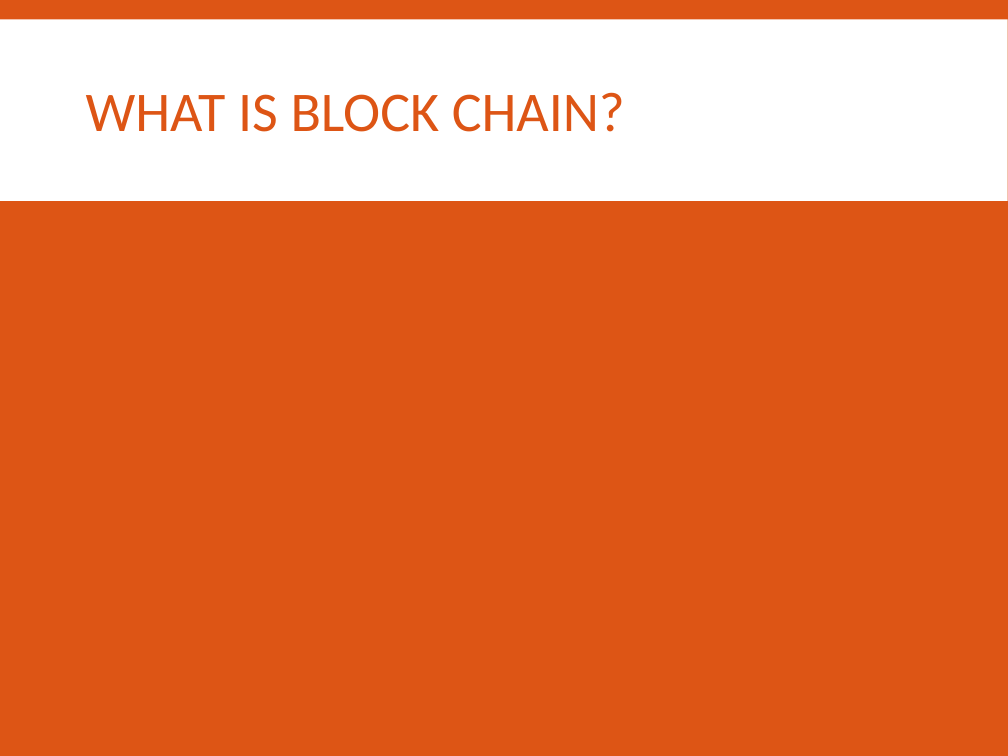
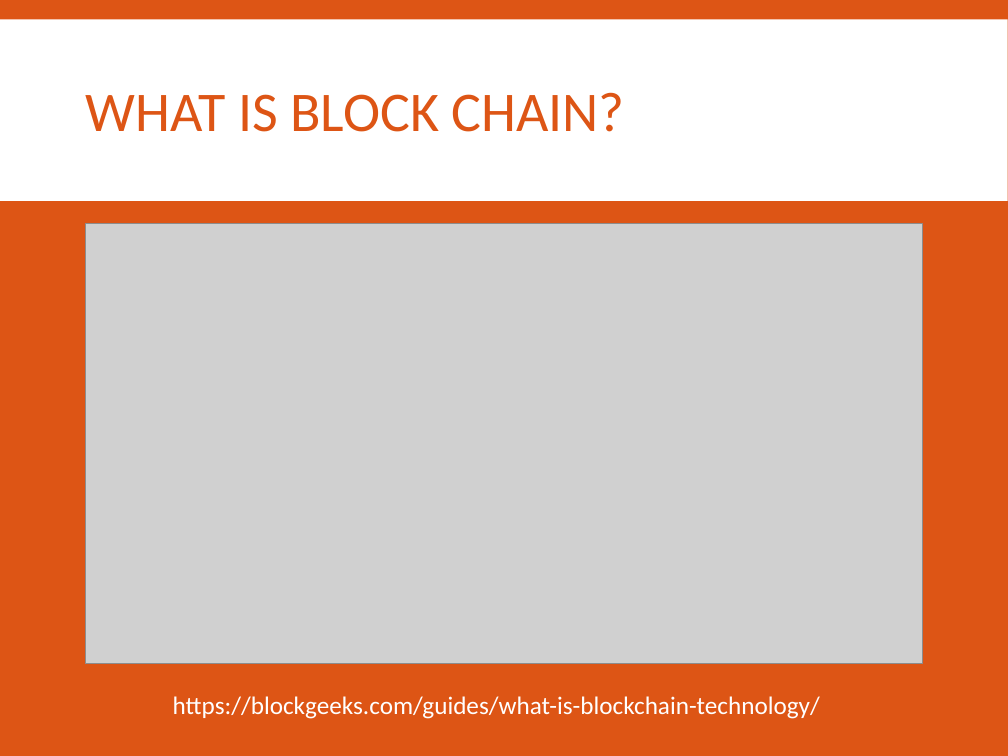
Before and after one commit to SPARC-Auburn/Documents, a slide deck: slide 5 of Presentations and Meeting Notes/2017-2018/Forum Topics/Block-Chain.pptx (slide 3 before the commit). Drawn at 1008x756 pixels with LibreOffice and Linux fonts; fonts in the diff are those of the drawing; grey boxes stand for pictures. Boxes give left, top, right and bottom in pixels: in the first picture for what was removed or moved away, otherwise in the second. Text is boxed around its words. In the diff, an @@ line names an element or a change of style, - is before the commit and + after.

```diff
--- a/Presentations and Meeting Notes/2017-2018/Forum Topics/Block-Chain.pptx
+++ b/Presentations and Meeting Notes/2017-2018/Forum Topics/Block-Chain.pptx
@@ picture added at <box>85,224,922,663</box> @@
@@ text added at <box>173,696,820,719</box>, 18 pt, text #FFFFFF @@
+https://blockgeeks.com/guides/what-is-blockchain-technology/
```
Also in this commit, not shown: 1 other slide changed, 17 slides added, 6 other files.
